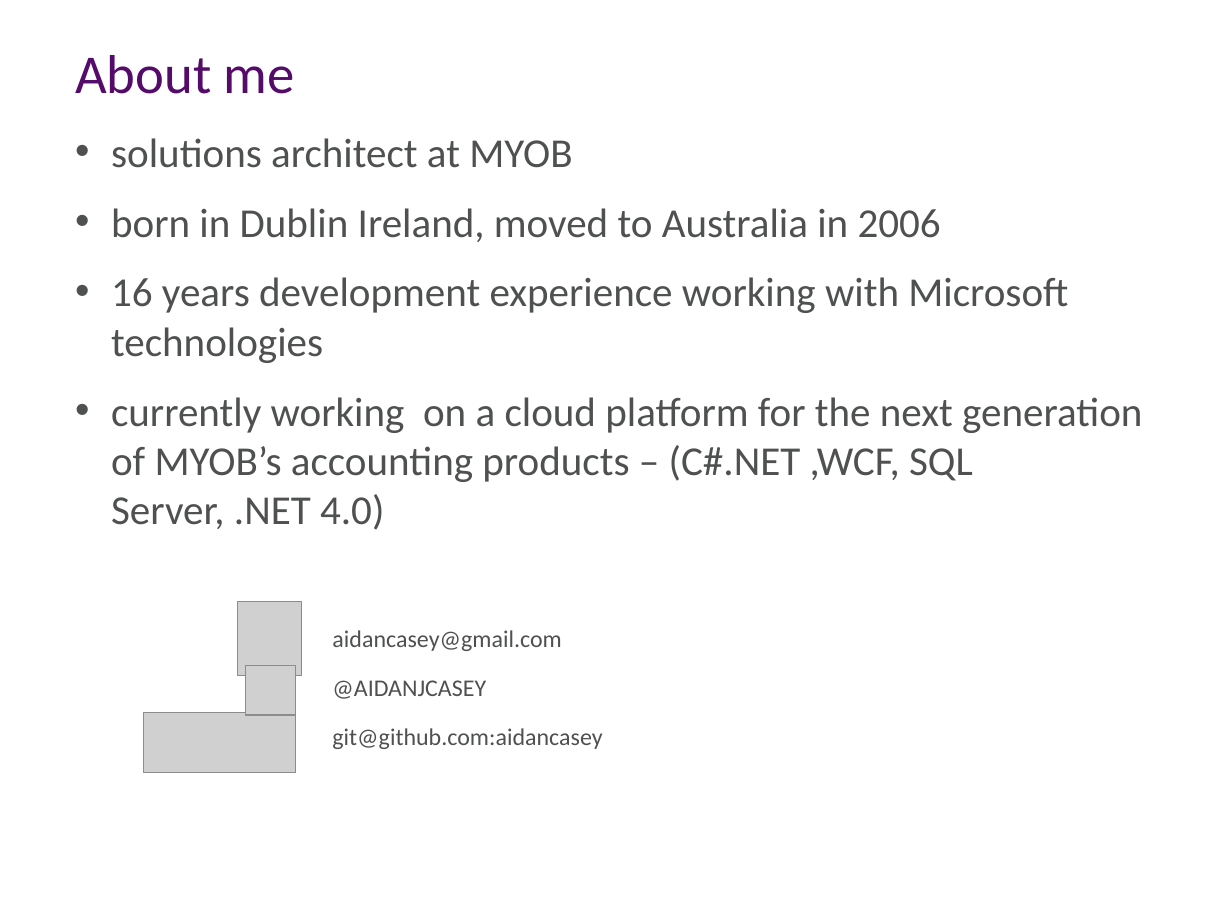
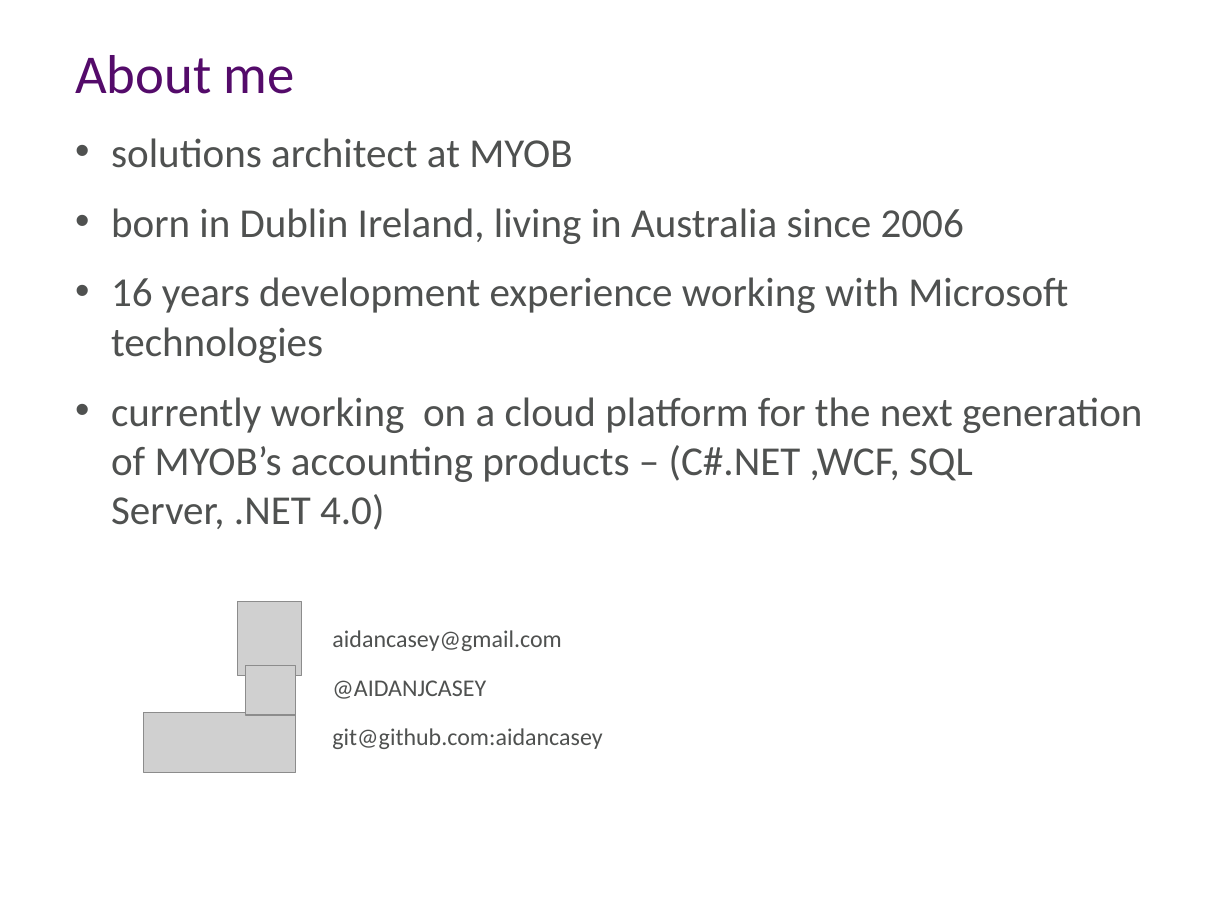
Before and after one commit to aidancasey/AzureNodeChatClient, a slide deck: slide 2 of presentation/Building Node.js Applications on Windows Azure.pptx. Drawn at 1232x924 pixels with LibreOffice and Linux fonts; fonts in the diff are those of the drawing; grey boxes stand for pictures; background and template pictures are left out. Boxes give left, top, right and bottom in pixels: in the first picture for what was removed or moved away, otherwise in the second. Text is boxed around its words. In the diff, an @@ line names an element or a change of style, - is before the commit and + after.

```diff
--- a/presentation/Building Node.js Applications on Windows Azure.pptx
+++ b/presentation/Building Node.js Applications on Windows Azure.pptx
@@ text at box(111, 208, 964, 244): text changed @@
-• born in Dublin Ireland, moved to Australia in 2006
+• born in Dublin Ireland, living in Australia since 2006
```
Also in this commit, not shown: 7 other slides changed, 1 other file.
